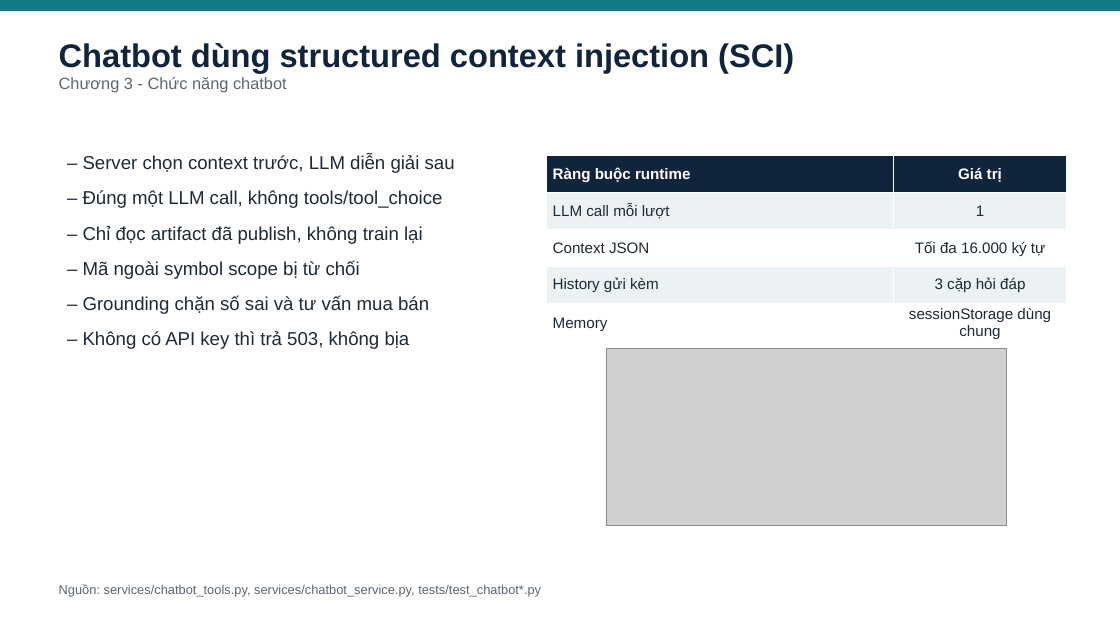
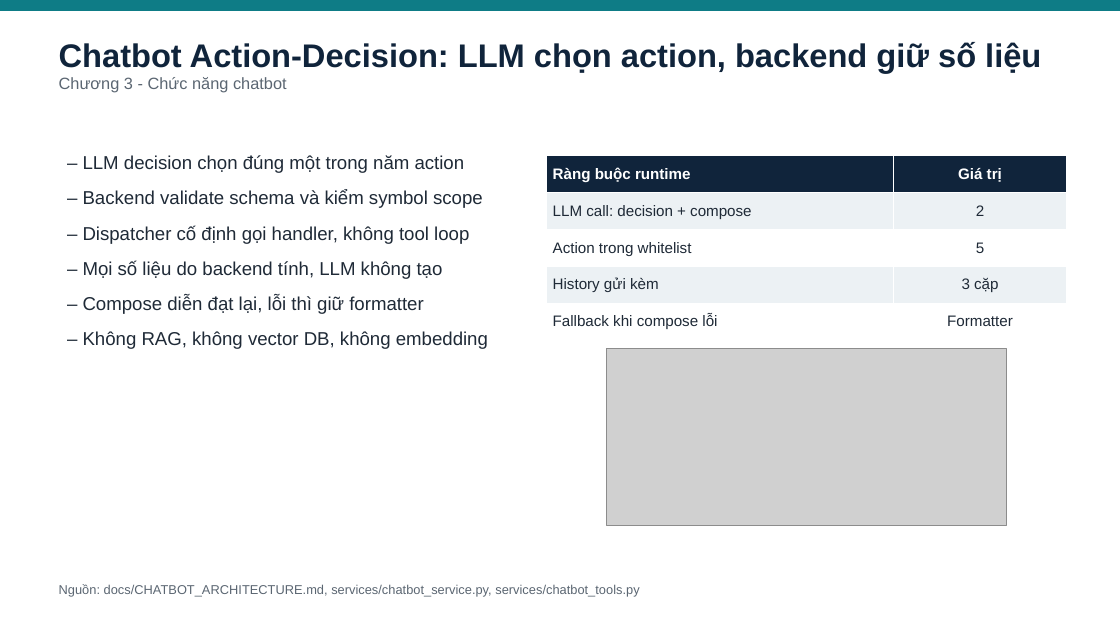
Before and after one commit to human6004/stock-prediction-ml, a slide deck: slide 10 of docs/slides/thuyet_trinh_nien_luan.pptx. Drawn at 1120x630 pixels with LibreOffice and Linux fonts; fonts in the diff are those of the drawing; grey boxes stand for pictures. Boxes give left, top, right and bottom in pixels: in the first picture for what was removed or moved away, otherwise in the second. Text is boxed around its words. In the diff, an @@ line names an element or a change of style, - is before the commit and + after.

```diff
--- a/docs/slides/thuyet_trinh_nien_luan.pptx
+++ b/docs/slides/thuyet_trinh_nien_luan.pptx
@@ text at bbox=[59, 42, 1041, 72]: text changed @@
-Chatbot dùng structured context injection (SCI)
+Chatbot Action-Decision: LLM chọn action, backend giữ số liệu
@@ text at bbox=[83, 155, 488, 349]: text changed @@
-– Server chọn context trước, LLM diễn giải sau
-– Đúng một LLM call, không tools/tool_choice
-– Chỉ đọc artifact đã publish, không train lại
-– Mã ngoài symbol scope bị từ chối
-– Grounding chặn số sai và tư vấn mua bán
-– Không có API key thì trả 503, không bịa
+– LLM decision chọn đúng một trong năm action
+– Backend validate schema và kiểm symbol scope
+– Dispatcher cố định gọi handler, không tool loop
+– Mọi số liệu do backend tính, LLM không tạo
+– Compose diễn đạt lại, lỗi thì giữ formatter
+– Không RAG, không vector DB, không embedding
@@ table at bbox=[546, 155, 1067, 340] @@
-row 2, column 1: LLM call mỗi lượt
+row 2, column 1: LLM call: decision + compose
-row 2, column 2: 1
+row 2, column 2: 2
-row 3, column 1: Context JSON
+row 3, column 1: Action trong whitelist
-row 3, column 2: Tối đa 16.000 ký tự
+row 3, column 2: 5
-row 4, column 2: 3 cặp hỏi đáp
+row 4, column 2: 3 cặp
-row 5, column 1: Memory
+row 5, column 1: Fallback khi compose lỗi
-row 5, column 2: sessionStorage dùng chung
+row 5, column 2: Formatter
@@ text at bbox=[59, 584, 639, 597]: text changed @@
-Nguồn: services/chatbot_tools.py, services/chatbot_service.py, tests/test_chatbot*.py
+Nguồn: docs/CHATBOT_ARCHITECTURE.md, services/chatbot_service.py, services/chatbot_tools.py
```
Also in this commit, not shown: 2 other slides changed, 31 other files.
